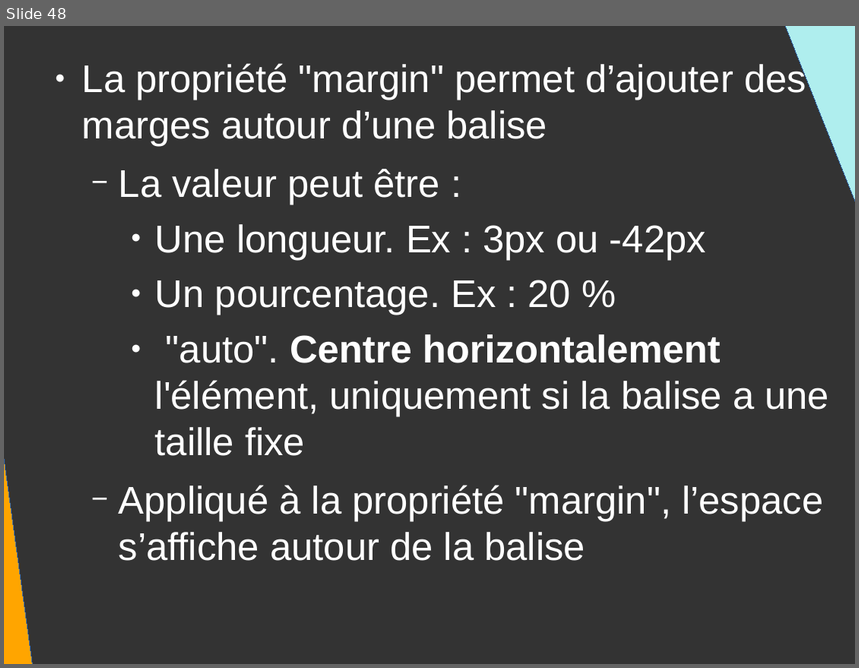
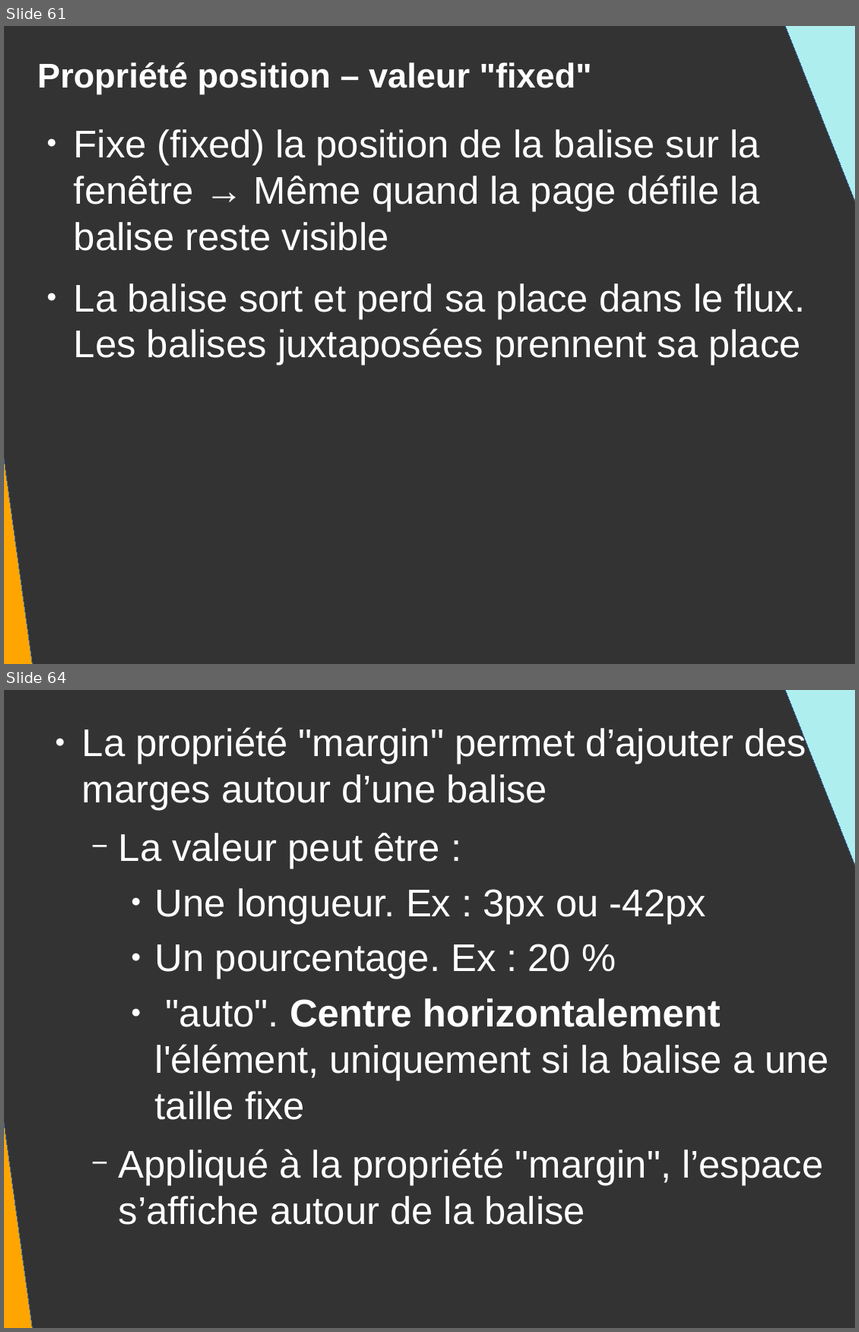
Before and after one commit to DanYellow/presentations, a slide deck: mmi/html/travaux-pratiques/numero-2/presentation.odp. Shown one above the other, each under a label of ours: slide 48 before the commit, slides 61 and 64 after it; the slides between them are not shown. The pictures are 859x668 and 859x1332 pixels, drawn with LibreOffice and Linux fonts; fonts in the diff are those of the drawing. Boxes give left, top, right and bottom in pixels: in the first picture for what was removed or moved away, otherwise in the second. Text is boxed around its words. In the diff, an @@ line names an element or a change of style, - is before the commit and + after.

```diff
--- a/mmi/html/travaux-pratiques/numero-2/presentation.odp
+++ b/mmi/html/travaux-pratiques/numero-2/presentation.odp
@@ slide 61 added at [4,26,855,664], background #333333 @@
@@ right triangle added at [776,26,855,332], fill #AFEEEE, outline #3465A4 0 pt @@
@@ title added at [37,62,592,94], 32 pt, text #FFFFFF, bold @@
+Propriété position – valeur "fixed"
@@ right triangle added at [4,125,35,664], fill #FFA500, outline #3465A4 0 pt @@
@@ text added at [74,129,805,366], 36 pt, text #FFFFFF @@
+● Fixe (fixed) la position de la balise sur la fenêtre → Même quand la page défile la balise reste visible
+● La balise sort et perd sa place dans le flux. Les balises juxtaposées prennent sa place
@@ what was slide 48 is now slide 64 @@
```
Also in this commit, not shown: 3 slides changed, 16 other slides added, 1 slide removed, 3 other files.
